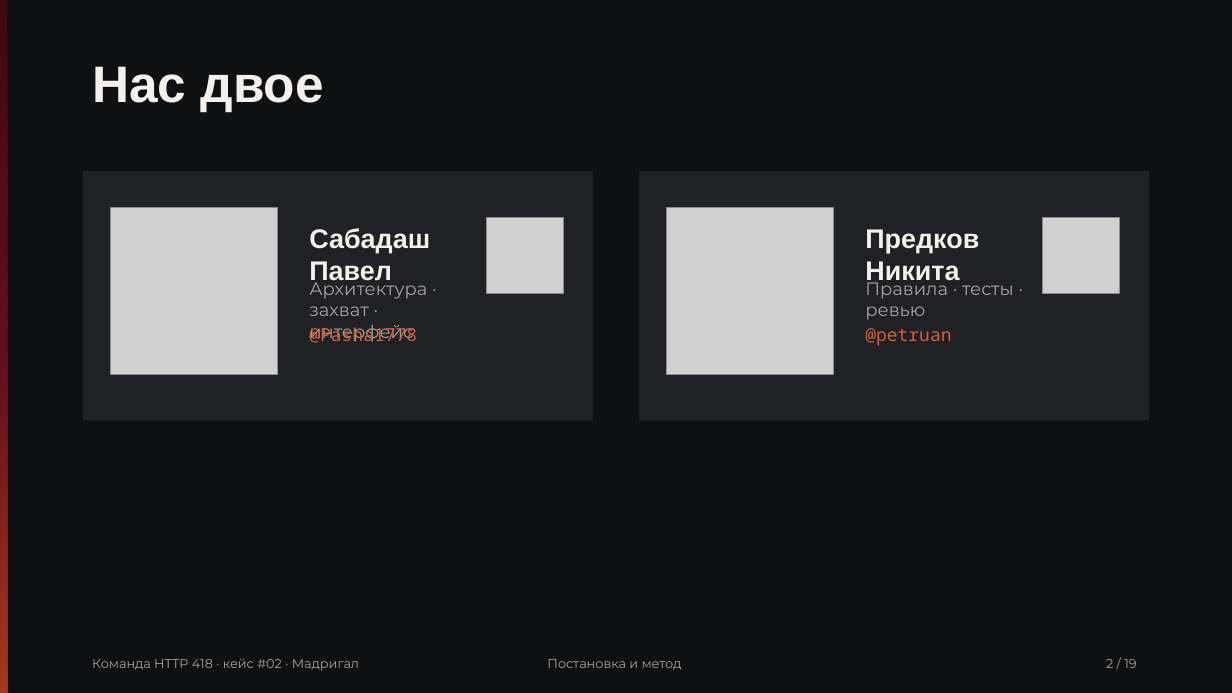
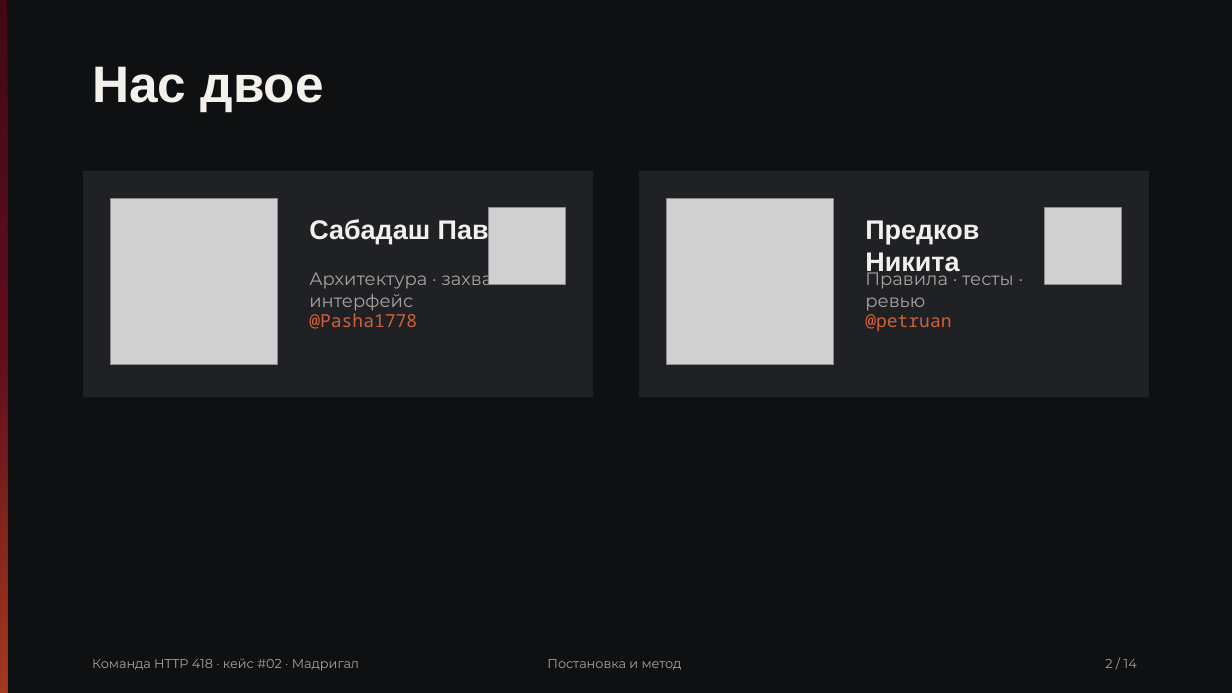
Before and after one commit to Pavel1778/madrigal-protocol-lab, a slide deck: slide 2 of presentation/slides.pptx. Drawn at 1232x693 pixels with LibreOffice and Linux fonts; fonts in the diff are those of the drawing; grey boxes stand for pictures. Boxes give left, top, right and bottom in pixels: in the first picture for what was removed or moved away, otherwise in the second. Text is boxed around its words. In the diff, an @@ line names an element or a change of style, - is before the commit and + after.

```diff
--- a/presentation/slides.pptx
+++ b/presentation/slides.pptx
@@ rectangle: place and size @@
-rectangle at [83,171,593,421]
+rectangle at [83,171,593,397]
@@ rectangle: place and size @@
-rectangle at [640,171,1150,421]
+rectangle at [640,171,1150,397]
@@ text "Сабадаш Павел" rewrapped from [309,228,430,286] to [309,218,521,244] @@
@@ text "Предков Никита": place and size @@
-text "Предков Никита" at [865,229,979,286]
+text "Предков Никита" at [865,220,979,276]
@@ 4 pictures: place and size @@
-4 pictures at [111,208,1119,374]
+4 pictures at [111,199,1121,365]
@@ text "Архитектура · захват · интерфейс" rewrapped from [309,277,427,343] to [309,268,500,311] @@
@@ text "Правила · тесты · ревью": place and size @@
-text "Правила · тесты · ревью" at [865,277,1014,320]
+text "Правила · тесты · ревью" at [865,268,1014,311]
@@ text "@Pasha1778": place and size @@
-text "@Pasha1778" at [309,324,417,343]
+text "@Pasha1778" at [309,310,417,329]
@@ text "@petruan" rewrapped from [865,328,951,346] to [865,310,951,332] @@
@@ text at [1105,659,1137,668]: text changed @@
-2 / 19
+2 / 14
```
Also in this commit, not shown: 12 other slides changed, 1 slide added, 6 slides removed, 15 other files.
